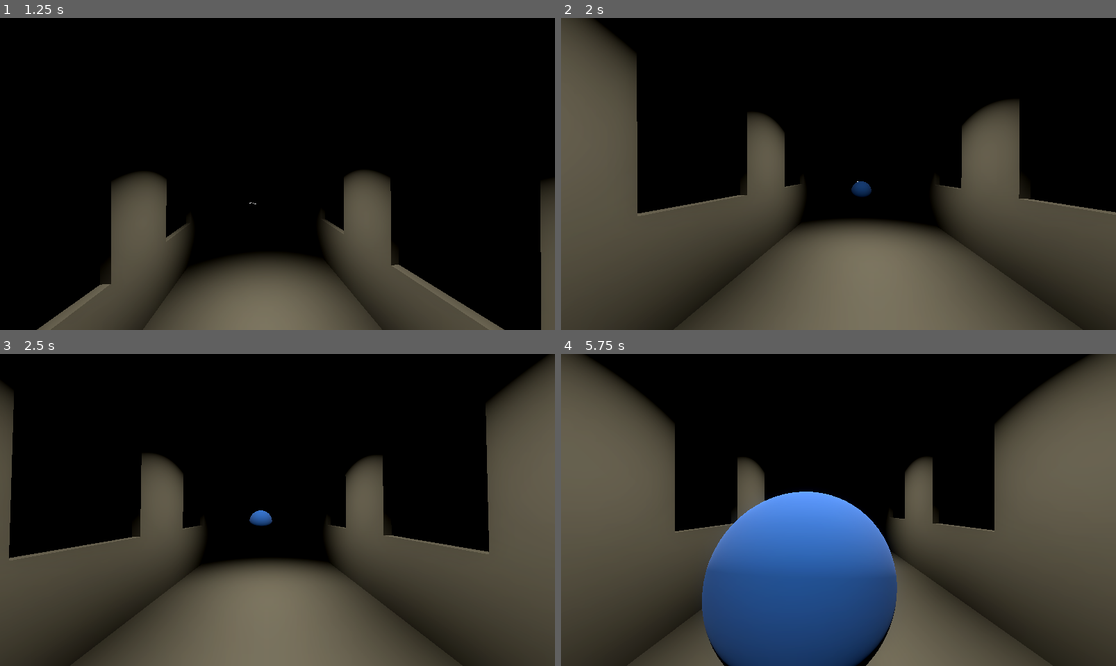
Above: before the commit, frames 1-4 (two rows, left to right).
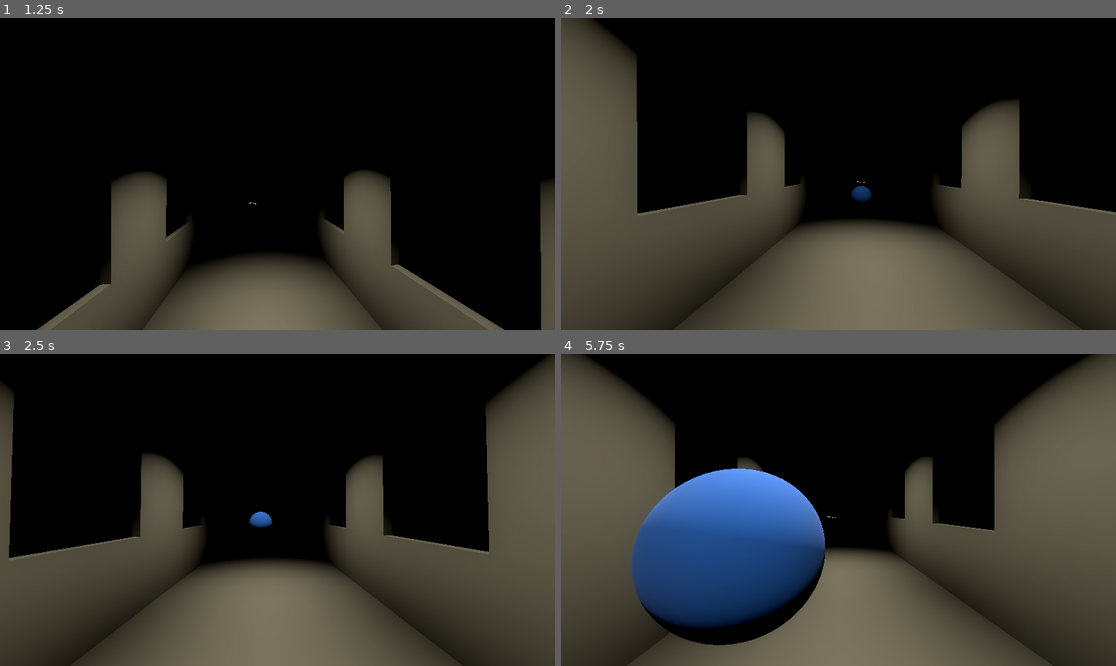
Above: after the commit, the same moments.

Repository: MCasper55/juiceTrain
Game: Godot game, scene res://Scenes/world.tscn
The game is run twice, just before and just after one commit, with the same random seed, the same clock (stepped at 60 frames per second) and the same inputs.
Inputs (mouse positions are in pixels of both pictures, inside the frame that each line leads up to):
- Up to frame 1 (1.25 s): move the mouse to (305, 174) at 0.52 s; tap S (S) at 0.6 s; tap Space (jump) at 0.77 s
- Up to frame 2 (2 s): move the mouse to (810, 174) at 1.27 s; tap A (A) at 1.35 s; tap Space (jump) at 1.52 s; tap S (S) at 1.55 s
- Up to frame 3 (2.5 s): move the mouse to (288, 503) at 2.02 s; tap D (D) at 2.1 s; tap S (S) at 2.3 s
- Up to frame 4 (5.75 s): move the mouse to (832, 516) at 2.77 s; tap S (S) at 2.85, 3.8, 4.55, 5.1 s; tap Space (jump) at 3.02, 3.77, 4.52 s; move the mouse to (877, 513) at 3.52 s; tap W (W) at 3.6 s; move the mouse to (794, 506) at 4.27 s; tap Shift (sprint) at 4.35 s; move the mouse to (844, 510) at 5.02 s

Frame 1 is identical in both runs. In frame 2, 0.1% of the frame differs, in the area x 52-56%, y 52-59%; in frame 3, less than 0.1%; in frame 4, 23%, in the area x 12-61%, y 36-100%.

Commit message:
master eggroom tweaks

Diff:
--- a/MASTERWORKINGVERSION/Rooms/scene_1.tscn
+++ b/MASTERWORKINGVERSION/Rooms/scene_1.tscn
@@ -23,7 +23,7 @@
 [node name="CSGBox3D" type="CSGBox3D" parent="."]
 transform = Transform3D(1, 0, 0, 0, 1, 0, 0, 0, 1, 0, 0.0655212, 0)
 use_collision = true
-size = Vector3(5, 0.025, 5)
+size = Vector3(5, 0.05, 5)
 
 [node name="Label3D" type="Label3D" parent="."]
 transform = Transform3D(0.494879, 0.123268, 0, -0.0960539, 0.385624, -0.319637, -0.0772569, 0.31016, 0.397407, 0, 0.945594, 0.193526)
--- a/MASTERWORKINGVERSION/Rooms/scene_2.tscn
+++ b/MASTERWORKINGVERSION/Rooms/scene_2.tscn
@@ -73,7 +73,7 @@
 [node name="CSGBox3D2" type="CSGBox3D" parent="."]
 transform = Transform3D(1, 0, 0, 0, 1, 0, 0, 0, 1, 0, 0.0655212, 0)
 use_collision = true
-size = Vector3(5, 0.025, 5)
+size = Vector3(5, 0.05, 5)
 
 [node name="GPUParticles3D" type="GPUParticles3D" parent="."]
 transform = Transform3D(1, 0, 0, 0, 1, 0, 0, 0, 1, 0, 0.846175, 0)
--- a/MASTERWORKINGVERSION/Scripts/detach_manager.gd
+++ b/MASTERWORKINGVERSION/Scripts/detach_manager.gd
@@ -13,3 +13,4 @@
 
 func _on_detach_anim_animation_finished(detach):
 	Global.detach_complete.emit()
+	eggManager.someoneConnected = 0
